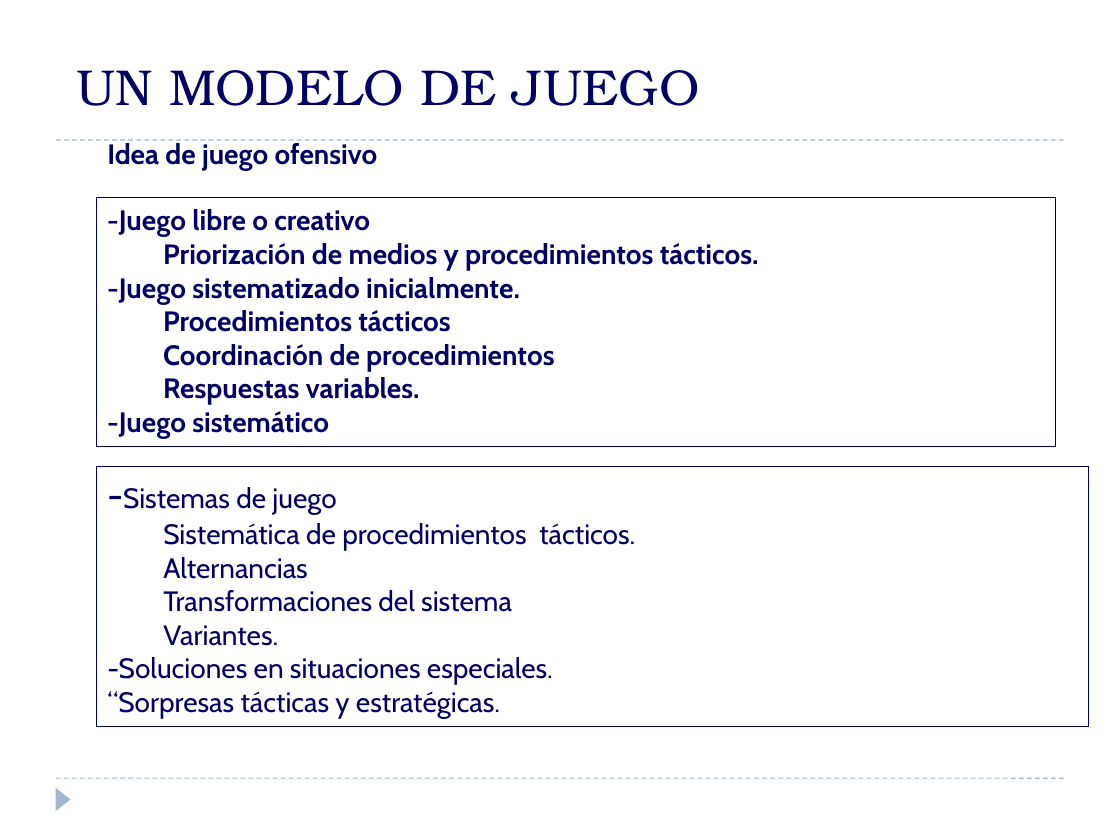
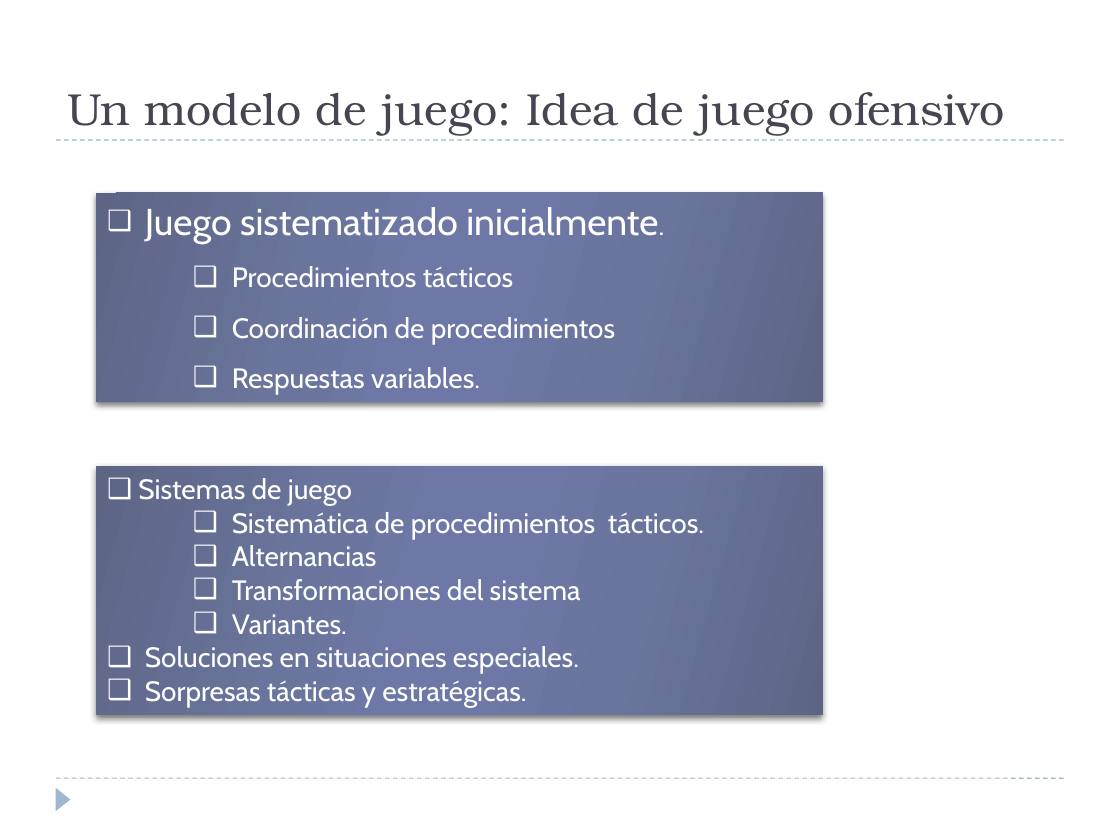
Before and after one commit to jahama/lbh_planificacion_temp_2011-12, a slide deck: slide 5 of ataque/modelo-juego-ofensivo.pptx (slide 4 before the commit). Drawn at 1120x840 pixels with LibreOffice and Linux fonts; fonts in the diff are those of the drawing. Boxes give left, top, right and bottom in pixels: in the first picture for what was removed or moved away, otherwise in the second. Text is boxed around its words. In the diff, an @@ line names an element or a change of style, - is before the commit and + after.

Commit message:
creo el documento para el modelo de juego ofensivo

```diff
--- a/ataque/modelo-juego-ofensivo.pptx
+++ b/ataque/modelo-juego-ofensivo.pptx
@@ title at <box>67,92,1004,136</box>: text changed; size 32.4 to 28.8 pt; text colour #000066 to #464653 @@
-UN MODELO DE JUEGO
+Un modelo de juego: Idea de juego ofensivo
@@ text removed at <box>107,143,378,171</box> @@
-Idea de juego ofensivo
@@ rectangle "Juego sistematizado inicialmente." at <box>96,193,822,402</box>: fill none to gradient #5D6585 to #6B759E to #6E79A7; outline #000066 0.75 pt to none; shadow on @@
@@ rectangle "Juego sistematizado inicialmente.": place and size @@
-rectangle "Juego sistematizado inicialmente." at <box>96,197,1056,446</box>
+rectangle "Juego sistematizado inicialmente." at <box>96,193,822,402</box>
@@ text in rectangle at <box>145,207,658,243</box>: text changed; size 18 to 24 pt; text colour #000066 to #FFFFFF; bold off @@
--Juego libre o creativo
-  Priorización de medios y procedimientos tácticos.
--Juego sistematizado inicialmente.
+❑ Juego sistematizado inicialmente.
@@ text in rectangle at <box>232,266,615,394</box>: text colour #000066 to #FFFFFF, bold off in "Procedimientos tácticos", "Coordinación de procedimientos", "Respuestas variables."; bullet none to ❑; list level 2 to 3 in "Procedimientos tácticos"; line spacing 1 to 1.5; list level 2 to 3 in "Coordinación de procedimientos"; list level 2 to 3 in "Respuestas variables." @@
@@ text in rectangle at <box>107,411,329,439</box>: paragraph removed @@
--Juego sistemático
@@ rectangle "Sistemas de juego": place and size @@
-rectangle "Sistemas de juego" at <box>96,466,1089,726</box>
+rectangle "Sistemas de juego" at <box>96,466,822,715</box>
@@ rectangle "Sistemas de juego" at <box>96,466,822,715</box>: fill none to gradient #5D6585 to #6B759E to #6E79A7; outline #000066 0.75 pt to none; shadow on @@
@@ text in rectangle at <box>138,478,352,506</box>: text changed; text colour #000066 to #FFFFFF @@
--Sistemas de juego
+❑ Sistemas de juego
@@ text in rectangle at <box>232,512,704,635</box>: text colour #000066 to #FFFFFF in "Sistemática de procedimientos tácticos.", "Alternancias", "Transformaciones del sistema", "Variantes."; bullet none to ❑; list level 2 to 3 in "Sistemática de procedimientos tácticos."; list level 2 to 3 in "Alternancias"; list level 2 to 3 in "Transformaciones del sistema"; list level 2 to 3 in "Variantes." @@
@@ text in rectangle at <box>145,646,579,707</box>: text changed; text colour #000066 to #FFFFFF @@
--Soluciones en situaciones especiales.
-“Sorpresas tácticas y estratégicas.
+❑ Soluciones en situaciones especiales.
+❑ Sorpresas tácticas y estratégicas.
```
Also in this commit, not shown: 5 other slides changed, 8 slides added.
